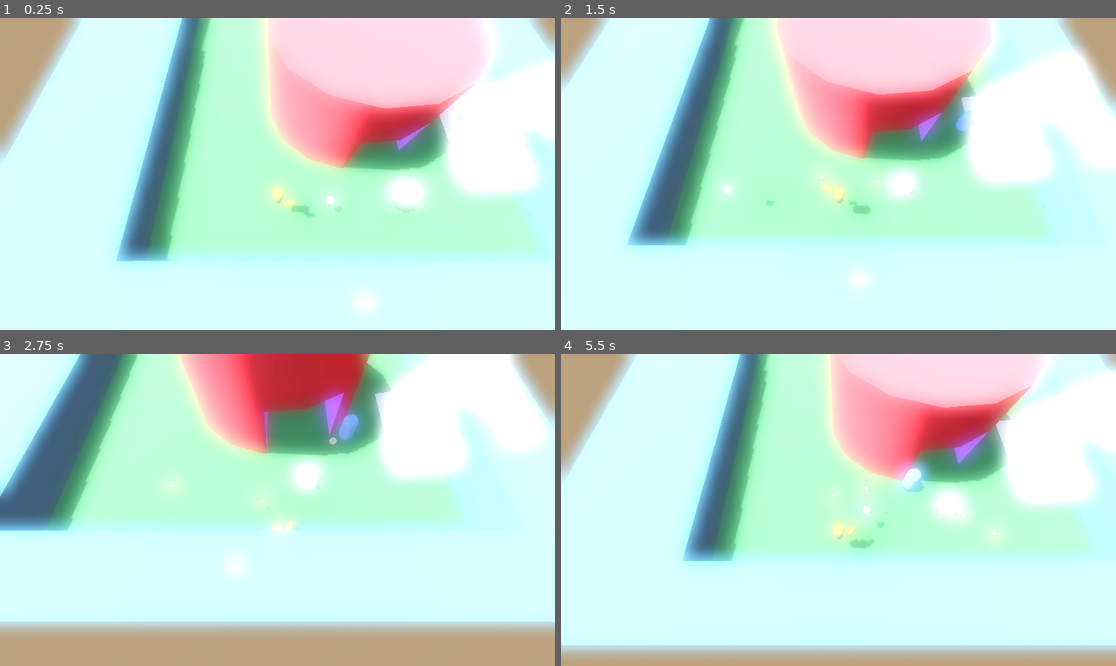
Above: before the commit, frames 1-4 (two rows, left to right).
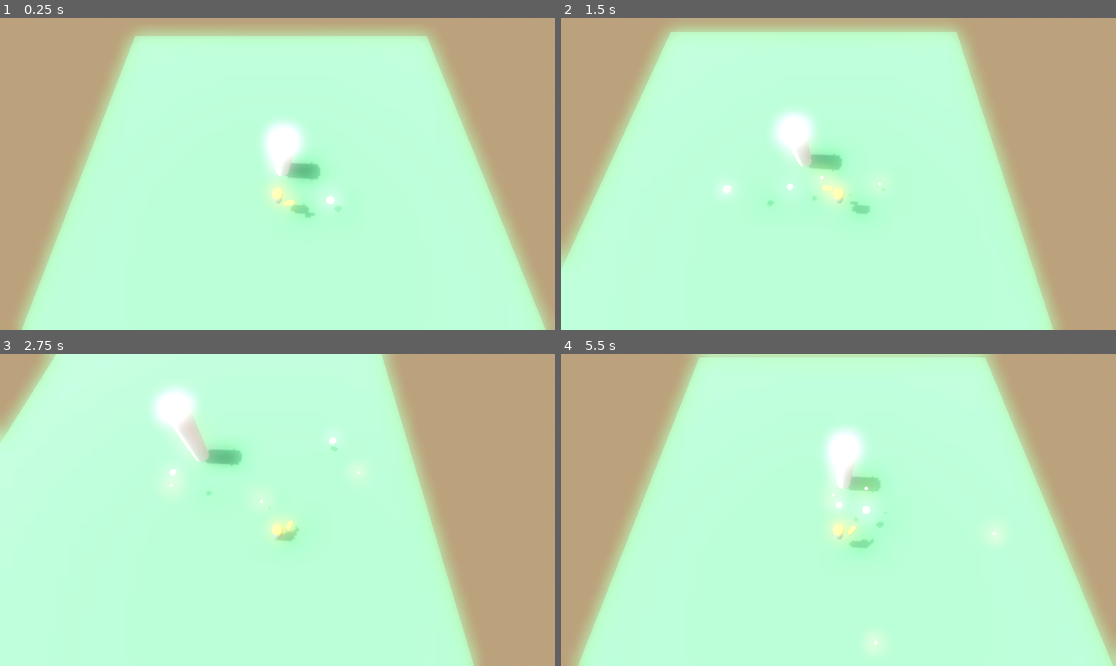
Above: after the commit, the same moments.

Repository: unblinky/twin-time
Game: Godot game, scene res://Main/Main.tscn
Same seed, same stepped clock (60 frames per second), same inputs: the game is played once before the commit and once after it.
Inputs (mouse positions are in pixels of both pictures, inside the frame that each line leads up to):
- Up to frame 1 (0.25 s): no input
- Up to frame 2 (1.5 s): move the mouse to (960, 158) at 0.52 s; hold D (move_right) 0.53-1.28 s; click (960, 158) at 0.6 s; tap Space (jump) at 0.77 s; move the mouse to (727, 189) at 1.27 s; hold S (move_back) from 1.28 s (still down); click (727, 189) at 1.35 s
- Up to frame 3 (2.75 s): tap Space (jump) at 1.52 s; move the mouse to (333, 441) at 2.02 s; release S (move_back) at 2.03 s; hold D (move_right) from 2.03 s (still down); click (333, 441) at 2.1 s
- Up to frame 4 (5.5 s): move the mouse to (810, 572) at 2.77 s; release D (move_right) at 2.78 s; hold W (move_forward) 2.78-3.53 s; click (810, 572) at 2.85 s; tap Space (jump) at 3.02, 3.77, 4.52 s; move the mouse to (1005, 556) at 3.52 s; hold A (move_left) 3.53-5.03 s; click (1005, 556) at 3.6 s; move the mouse to (672, 463) at 4.27 s; click (672, 463) at 4.35 s; move the mouse to (866, 510) at 5.02 s; hold S (move_back) from 5.03 s (still down); click (866, 510) at 5.1 s

The runs differ from the first frame. In frame 1, 78% of the frame differs, in the area x 0-100%, y 0-100%; in frame 2, 82%; in frame 3, 83%; in frame 4, 82%.

Commit message:
Level manager started.

Diff:
--- a/Code/Level/Level.gd
+++ b/Code/Level/Level.gd
@@ -1,2 +1,22 @@
 extends Node3D
 class_name Level
+
+const PLAYER = preload("res://Player/Player.tscn")
+
+@onready var spawn_point = $SpawnPoint
+@onready var exit = $Exit
+
+var main: Main
+
+func _ready() -> void:
+	exit.body_entered.connect(OnExit)
+
+	var player: Player
+	player = PLAYER.instantiate()
+	player.position = spawn_point.position
+	add_child(player)
+
+func OnExit(body):
+	print("Exiting")
+	if body is Player:
+		main.NextLevel()
--- a/Code/Level/Level.tscn
+++ b/Code/Level/Level.tscn
@@ -2,42 +2,27 @@
 
 [ext_resource type="Script" uid="uid://cq5kvur26lrnq" path="res://Level/Level.gd" id="1_a526m"]
 [ext_resource type="PackedScene" uid="uid://b0vk61n58s3k4" path="res://Floor/Floor.tscn" id="2_r3cbp"]
-[ext_resource type="PackedScene" uid="uid://b0tly6gciunwy" path="res://Silo/Silo.tscn" id="3_cyxyq"]
 
-[sub_resource type="StandardMaterial3D" id="StandardMaterial3D_cyxyq"]
-albedo_color = Color(0.124204, 0.279553, 0.34064, 1)
+[sub_resource type="SphereMesh" id="SphereMesh_r3cbp"]
+radius = 0.2
+height = 0.4
+
+[sub_resource type="BoxShape3D" id="BoxShape3D_r3cbp"]
 
 [node name="Level" type="Node3D"]
 script = ExtResource("1_a526m")
 
 [node name="Floor" parent="." instance=ExtResource("2_r3cbp")]
 
-[node name="Silo" parent="." instance=ExtResource("3_cyxyq")]
+[node name="SpawnPoint" type="Node3D" parent="."]
+transform = Transform3D(1, 0, 0, 0, 1, 0, 0, 0, 1, -9.29693, 2.3601, -10.5808)
 
-[node name="CSGBox3D" type="CSGBox3D" parent="."]
-transform = Transform3D(0.98822, -0.153038, 0, 0.153038, 0.98822, 0, 0, 0, 1, 11.566, 0, 3.84997)
-use_collision = true
-size = Vector3(6.42651, 1, 7.46045)
+[node name="MeshInstance3D" type="MeshInstance3D" parent="SpawnPoint"]
+mesh = SubResource("SphereMesh_r3cbp")
 
-[node name="CSGBox3D2" type="CSGBox3D" parent="."]
-transform = Transform3D(0.723112, -0.690731, 0, 0.690731, 0.723112, 0, 0, 0, 1, 12.3904, 0.787513, 3.84997)
-use_collision = true
-size = Vector3(6.42651, 1, 7.46045)
+[node name="Exit" type="Area3D" parent="."]
+transform = Transform3D(1, 0, 0, 0, 1, 0, 0, 0, 1, 6.8972, 0.471097, 5.66759)
+metadata/_edit_group_ = true
 
-[node name="CSGBox3D3" type="CSGBox3D" parent="."]
-transform = Transform3D(0.49551, -0.770682, 0.400648, 0.847021, 0.326547, -0.41943, 0.192417, 0.547189, 0.814592, 12.3904, 0.787513, 3.84997)
-use_collision = true
-size = Vector3(6.42651, 1, 7.46045)
-
-[node name="CSGCombiner3D" type="CSGCombiner3D" parent="."]
-material_override = SubResource("StandardMaterial3D_cyxyq")
-use_collision = true
-
-[node name="CSGBox3D" type="CSGBox3D" parent="CSGCombiner3D"]
-transform = Transform3D(1, 0, 0, 0, 1, 0, 0, 0, 1, -3.0752, -2.74188, -0.844635)
-size = Vector3(39.5059, 10.7111, 34.6075)
-
-[node name="CSGBox3D2" type="CSGBox3D" parent="CSGCombiner3D"]
-transform = Transform3D(1, 0, 0, 0, 1, 0, 0, 0, 1, -0.969574, 1.45556, -1.20075)
-operation = 2
-size = Vector3(26.0541, 10.7111, 27.6051)
+[node name="CollisionShape3D" type="CollisionShape3D" parent="Exit"]
+shape = SubResource("BoxShape3D_r3cbp")
--- /dev/null
+++ b/Code/Levels/Level_01.gd
@@ -0,0 +1,2 @@
+extends Level
+class_name Level_01
--- /dev/null
+++ b/Code/Levels/Level_01.tscn
@@ -0,0 +1,37 @@
+[gd_scene load_steps=6 format=3 uid="uid://bud16uknq105"]
+
+[ext_resource type="Script" uid="uid://7ig2sy5d0rk" path="res://Levels/Level_01.gd" id="1_mtno4"]
+[ext_resource type="PackedScene" uid="uid://b0vk61n58s3k4" path="res://Floor/Floor.tscn" id="2_t7ms4"]
+
+[sub_resource type="SphereMesh" id="SphereMesh_r3cbp"]
+radius = 0.2
+height = 0.4
+
+[sub_resource type="BoxShape3D" id="BoxShape3D_r3cbp"]
+
+[sub_resource type="CylinderMesh" id="CylinderMesh_mtno4"]
+top_radius = 0.695
+height = 4.52
+
+[node name="Level_01" type="Node3D"]
+script = ExtResource("1_mtno4")
+
+[node name="Floor" parent="." instance=ExtResource("2_t7ms4")]
+
+[node name="SpawnPoint" type="Node3D" parent="."]
+transform = Transform3D(1, 0, 0, 0, 1, 0, 0, 0, 1, -0.353811, 2.3601, 2.89211)
+metadata/_edit_group_ = true
+
+[node name="MeshInstance3D" type="MeshInstance3D" parent="SpawnPoint"]
+mesh = SubResource("SphereMesh_r3cbp")
+
+[node name="Exit" type="Area3D" parent="."]
+transform = Transform3D(1, 0, 0, 0, 1, 0, 0, 0, 1, 6.8972, 0.471097, 5.66759)
+metadata/_edit_group_ = true
+
+[node name="CollisionShape3D" type="CollisionShape3D" parent="Exit"]
+shape = SubResource("BoxShape3D_r3cbp")
+
+[node name="MeshInstance3D" type="MeshInstance3D" parent="."]
+transform = Transform3D(1, 0, 0, 0, 1, 0, 0, 0, 1, 0, 1.89957, 0)
+mesh = SubResource("CylinderMesh_mtno4")
--- /dev/null
+++ b/Code/Levels/Level_02.tscn
@@ -0,0 +1,41 @@
+[gd_scene load_steps=6 format=3 uid="uid://b5oe4syfeg123"]
+
+[ext_resource type="Script" uid="uid://cq5kvur26lrnq" path="res://Level/Level.gd" id="1_c7tlk"]
+[ext_resource type="PackedScene" uid="uid://b0vk61n58s3k4" path="res://Floor/Floor.tscn" id="2_ce6vd"]
+
+[sub_resource type="SphereMesh" id="SphereMesh_r3cbp"]
+radius = 0.2
+height = 0.4
+
+[sub_resource type="BoxShape3D" id="BoxShape3D_r3cbp"]
+
+[sub_resource type="CylinderMesh" id="CylinderMesh_mtno4"]
+top_radius = 0.05
+height = 2.425
+
+[node name="Level_02" type="Node3D"]
+script = ExtResource("1_c7tlk")
+
+[node name="Floor" parent="." instance=ExtResource("2_ce6vd")]
+
+[node name="SpawnPoint" type="Node3D" parent="."]
+transform = Transform3D(1, 0, 0, 0, 1, 0, 0, 0, 1, 0.285188, 2.3601, -2.10122)
+metadata/_edit_group_ = true
+
+[node name="MeshInstance3D" type="MeshInstance3D" parent="SpawnPoint"]
+mesh = SubResource("SphereMesh_r3cbp")
+
+[node name="Exit" type="Area3D" parent="."]
+transform = Transform3D(1, 0, 0, 0, 1, 0, 0, 0, 1, 6.8972, 0.471097, 5.66759)
+metadata/_edit_group_ = true
+
+[node name="CollisionShape3D" type="CollisionShape3D" parent="Exit"]
+shape = SubResource("BoxShape3D_r3cbp")
+
+[node name="MeshInstance3D" type="MeshInstance3D" parent="."]
+transform = Transform3D(1, 0, 0, 0, 1, 0, 0, 0, 1, 0, 1.89957, 0)
+mesh = SubResource("CylinderMesh_mtno4")
+
+[node name="MeshInstance3D2" type="MeshInstance3D" parent="."]
+transform = Transform3D(0.691538, 0.72234, 0, -0.72234, 0.691538, 0, 0, 0, 1, 0.527447, 1.43339, 0)
+mesh = SubResource("CylinderMesh_mtno4")
--- a/Code/Main/Main.gd
+++ b/Code/Main/Main.gd
@@ -1,5 +1,25 @@
 extends Node
 class_name Main
+
+var levels: Array[PackedScene] = [preload("res://Levels/Level_01.tscn"), preload("res://Levels/Level_02.tscn")]
+var level_index: int = -1
+var current_level: Level
+
+func _ready() -> void:
+	NextLevel()
+
+func NextLevel():
+	# Increment level index, or wrap to first level.
+	if level_index < levels.size() - 1:
+		level_index += 1
+	else:
+		level_index = 0
+
+	if current_level != null:
+		current_level.queue_free()
+	current_level = levels[level_index].instantiate()
+	current_level.main = self
+	add_child(current_level)
 
 func _process(delta: float) -> void:
 	if Input.is_action_just_pressed("quit"):
--- a/Code/Main/Main.tscn
+++ b/Code/Main/Main.tscn
@@ -1,11 +1,6 @@
-[gd_scene load_steps=10 format=3 uid="uid://dg8o16kwfo4lc"]
+[gd_scene load_steps=5 format=3 uid="uid://dg8o16kwfo4lc"]
 
-[ext_resource type="PackedScene" uid="uid://cjuirrk2hk76n" path="res://Player/Player.tscn" id="1_lxy7q"]
 [ext_resource type="Script" uid="uid://l6w1ixdpksmm" path="res://Main/Main.gd" id="1_ps1la"]
-[ext_resource type="PackedScene" uid="uid://daops0mjeidif" path="res://Level/Level.tscn" id="2_6aewd"]
-[ext_resource type="PackedScene" uid="uid://bo67fto5x6akt" path="res://Debris/Debris.tscn" id="4_ps1la"]
-[ext_resource type="PackedScene" uid="uid://cyf73iap53ynj" path="res://Mob/Mob.tscn" id="5_6aewd"]
-[ext_resource type="PackedScene" uid="uid://cik21j5qipdqn" path="res://Grenade/Grenade.tscn" id="6_u2i7p"]
 
 [sub_resource type="ProceduralSkyMaterial" id="ProceduralSkyMaterial_lxy7q"]
 sky_horizon_color = Color(1, 0.489391, 0.52931, 1)
@@ -36,24 +31,3 @@
 [node name="DirectionalLight3D" type="DirectionalLight3D" parent="."]
 transform = Transform3D(-0.0541659, 0.864755, -0.499266, -9.83847e-09, 0.5, 0.866025, 0.998531, 0.0469097, -0.0270829, -12.5092, 10.5542, 4.77966)
 shadow_enabled = true
-
-[node name="Level" parent="." instance=ExtResource("2_6aewd")]
-
-[node name="Player" parent="." instance=ExtResource("1_lxy7q")]
-transform = Transform3D(1, 0, 0, 0, 1, 0, 0, 0, 1, -5.5054, 2.48344, 9.21573)
-
-[node name="Rig" type="Node3D" parent="Player"]
-transform = Transform3D(1, 0, 0, 0, 0.372632, 0.927979, 0, -0.927979, 0.372632, 0, 0, -1.72126)
-
-[node name="Camera3D" type="Camera3D" parent="Player/Rig"]
-transform = Transform3D(1, 0, 0, 0, 1, 0, 0, 0, 1, 0, 0, 12.9808)
-
-[node name="Debris" parent="." instance=ExtResource("4_ps1la")]
-transform = Transform3D(0.897674, 0.44066, -1.31327e-08, -0.40015, 0.815151, -0.418818, -0.184556, 0.375962, 0.90807, 2.30987, 2.64326, 8.795)
-
-[node name="Mob" parent="." node_paths=PackedStringArray("player") instance=ExtResource("5_6aewd")]
-transform = Transform3D(1, 0, 0, 0, 1, 0, 0, 0, 1, 8.49142, 2.6853, 2.8577)
-player = NodePath("../Player")
-
-[node name="Grenade" parent="." instance=ExtResource("6_u2i7p")]
-transform = Transform3D(1, 0, 0, 0, 1, 0, 0, 0, 1, -1.55974, 3.75584, 14.3055)
--- a/Code/Player/Player.tscn
+++ b/Code/Player/Player.tscn
@@ -84,3 +84,9 @@
 [node name="CollisionShape3D" type="CollisionShape3D" parent="MousePlane"]
 transform = Transform3D(1, 0, 0, 0, 1, 0, 0, 0, 1, 0, -0.5, 0)
 shape = SubResource("BoxShape3D_tok1r")
+
+[node name="Rig" type="Node3D" parent="."]
+transform = Transform3D(1, 0, 0, 0, 0.372632, 0.927979, 0, -0.927979, 0.372632, 0, 0, -1.72126)
+
+[node name="Camera3D" type="Camera3D" parent="Rig"]
+transform = Transform3D(1, 0, 0, 0, 1, 0, 0, 0, 1, 0, 0, 12.9808)
Not shown, added: Code/Levels/Level_01.gd.uid
Not shown, added: .gitignore
